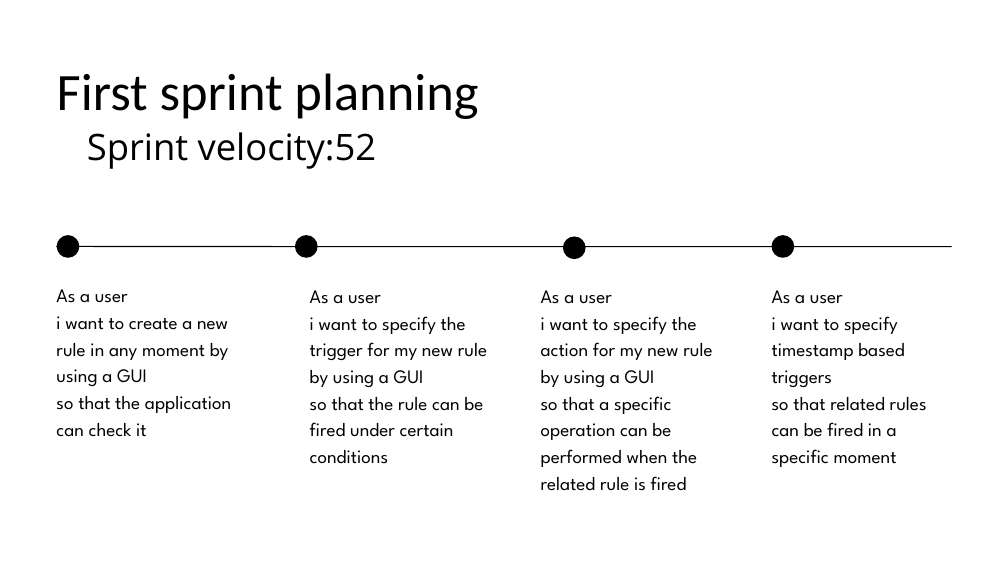
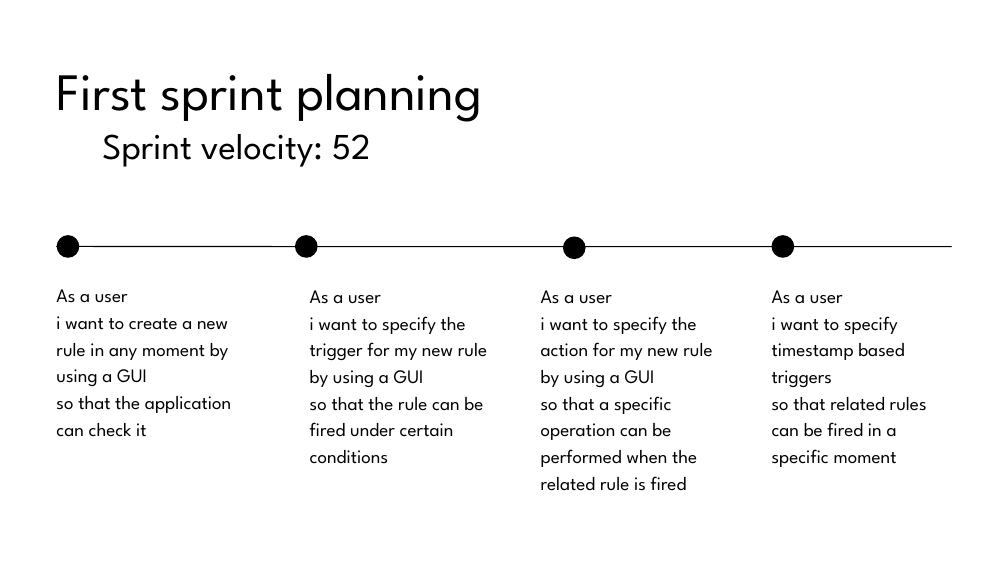
Before and after one commit to Tano37/IFTTT_GROUP_9, a slide deck: slide 3 of PresentationIFTTTGroup9.pptx. Drawn at 1008x567 pixels with LibreOffice and Linux fonts; fonts in the diff are those of the drawing. Boxes give left, top, right and bottom in pixels: in the first picture for what was removed or moved away, otherwise in the second. Text is boxed around its words. In the diff, an @@ line names an element or a change of style, - is before the commit and + after.

```diff
--- a/PresentationIFTTTGroup9.pptx
+++ b/PresentationIFTTTGroup9.pptx
@@ text "First sprint planning" at bbox=[57, 74, 482, 122]: font Calibri to League Spartan @@
@@ text at bbox=[102, 134, 371, 167]: text changed; font Open Sans to League Spartan @@
-Sprint velocity:52
+Sprint velocity: 52
```
Also in this commit, not shown: 1 other slide changed, 1 slide added.
